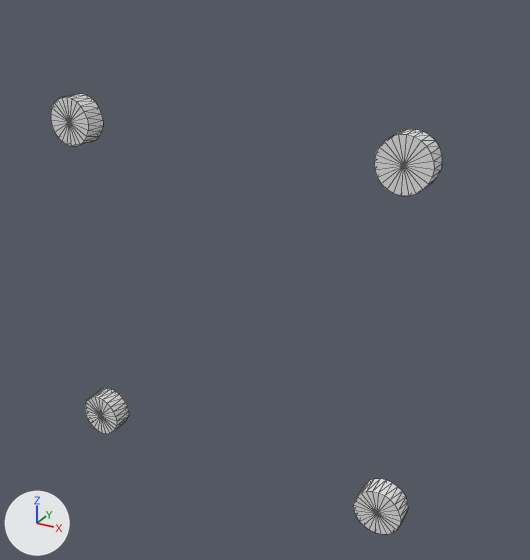
Before and after pictures for a commit that changed the OBJ model assets/meshes/drones/phantom4/phantom4__motor.obj.
Rendered twice from a 50 mm lens placed at (0.25, -0.422, 0.231), pointed at (0.019, -0.001, 0.021). Arrows for +X, +Y and +Z are at lower left; the lights stay in place. The first picture is the older version. Mesh edges are drawn as thin lines. Where no turn or scale is listed for an object, it has been applied to the vertices.

The scene before the commit, as lines of its bpy script (objects in view):
```python
me_phantom4__motor = bpy.data.meshes.new('phantom4__motor')
me_phantom4__motor.from_pydata(...)  # a 24-sided cylinder along y spanning x 0.106..0.141, y -0.03..-0.014, z 0.106..0.141; a 24-sided cylinder along y spanning x -0.141..-0.106, y -0.03..-0.014, z 0.106..0.141; a 24-sided cylinder along y spanning x -0.141..-0.106, y -0.03..-0.014, z -0.141..-0.106; a 24-sided cylinder along y spanning x 0.106..0.141, y -0.03..-0.014, z -0.141..-0.106
ob_phantom4__motor = bpy.data.objects.new('phantom4__motor', me_phantom4__motor)
ob_phantom4__motor.location = (0.0, 0.0, 0.0)
```
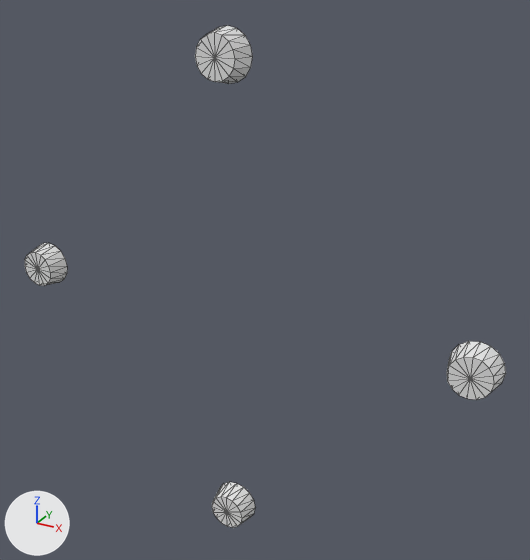
Where the change shows, as pixel boxes [x1, y1, x2, y2] in the pictures (530 x 560 px):
'phantom4__motor', reshaped (23% wider, 14% taller): before [51, 94, 442, 534]; after [25, 26, 506, 527]
part 1 of me_phantom4__motor, added: after [25, 243, 67, 286]
part 2 of me_phantom4__motor, added: after [212, 482, 256, 527]
part 3 of me_phantom4__motor, added: after [447, 341, 506, 400]
part 4 of me_phantom4__motor, added: after [195, 26, 253, 84]
part 5 of me_phantom4__motor, deleted: before [374, 129, 442, 196]
part 6 of me_phantom4__motor, deleted: before [51, 94, 103, 146]
part 7 of me_phantom4__motor, deleted: before [85, 388, 129, 434]
part 8 of me_phantom4__motor, deleted: before [353, 479, 408, 534]

What changed in the scene script:
```text
Change me_phantom4__motor:
    used by ob_phantom4__motor; location = (0.0, 0.0, 0.0)
    remove me_phantom4__motor.from_pydata(...)  # 200 vertices, 384 faces; spans x -0.141..0.141, y -0.03..-0.014, z -0.141..0.141
    add me_phantom4__motor.from_pydata(...)  # 136 vertices, 256 faces; spans x -0.192..0.192, y -0.03..-0.014, z -0.192..0.192
    me_phantom4__motor part 1: a new loose piece, a 16-sided cut cone along y (radius 0.014 at the low end, 0.017 at the high end) spanning x -0.192..-0.157, y -0.03..-0.014, z -0.017..0.018
    me_phantom4__motor part 2: a new loose piece, a 16-sided cut cone along y (radius 0.014 at the low end, 0.017 at the high end) spanning x -0.018..0.018, y -0.03..-0.014, z -0.192..-0.157
    me_phantom4__motor part 3: a new loose piece, a 16-sided cut cone along y (radius 0.014 at the low end, 0.017 at the high end) spanning x 0.157..0.192, y -0.03..-0.014, z -0.017..0.018
    me_phantom4__motor part 4: a new loose piece, a 16-sided cut cone along y (radius 0.014 at the low end, 0.017 at the high end) spanning x -0.018..0.018, y -0.03..-0.014, z 0.157..0.192
    me_phantom4__motor part 5: the loose piece of 50 vertices spanning x 0.106..0.141, y -0.03..-0.014, z 0.106..0.141 is deleted
    me_phantom4__motor part 6: the loose piece of 50 vertices spanning x -0.141..-0.106, y -0.03..-0.014, z 0.106..0.141 is deleted
    me_phantom4__motor part 7: the loose piece of 50 vertices spanning x -0.141..-0.106, y -0.03..-0.014, z -0.141..-0.106 is deleted
    me_phantom4__motor part 8: the loose piece of 50 vertices spanning x 0.106..0.141, y -0.03..-0.014, z -0.141..-0.106 is deleted
```
